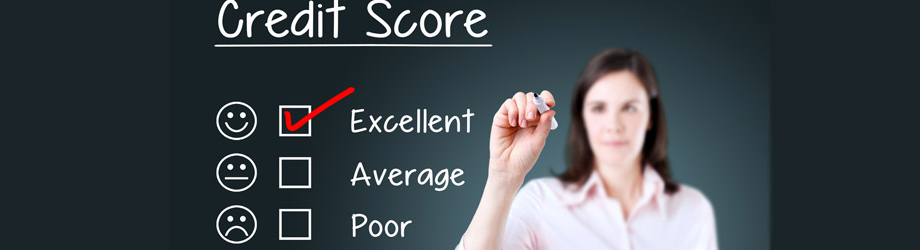
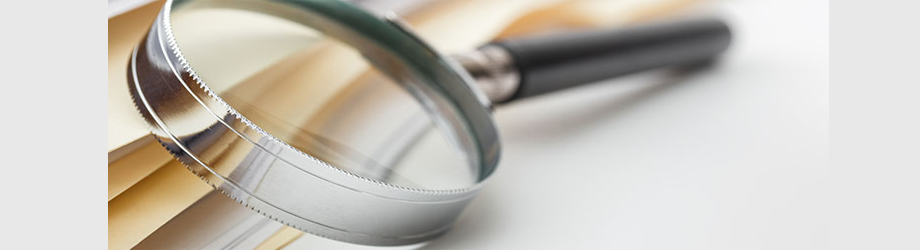
Layers edited between the first and the second 920px x 250px image:
added layer "Layer 5" above "Layer 4" over [108, 0, 829, 250]
hid "Layer 3" over [170, 0, 777, 250]
painted on "Background" over [0, 0, 920, 250]
